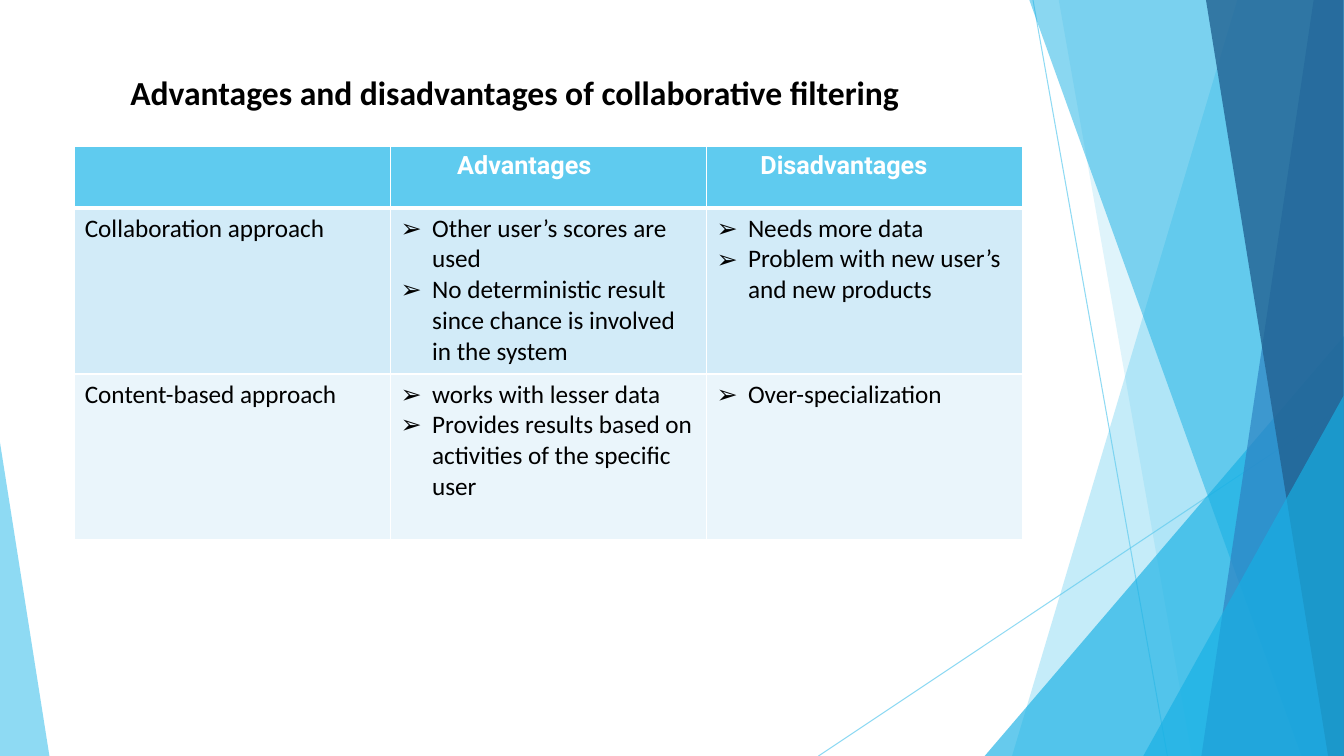
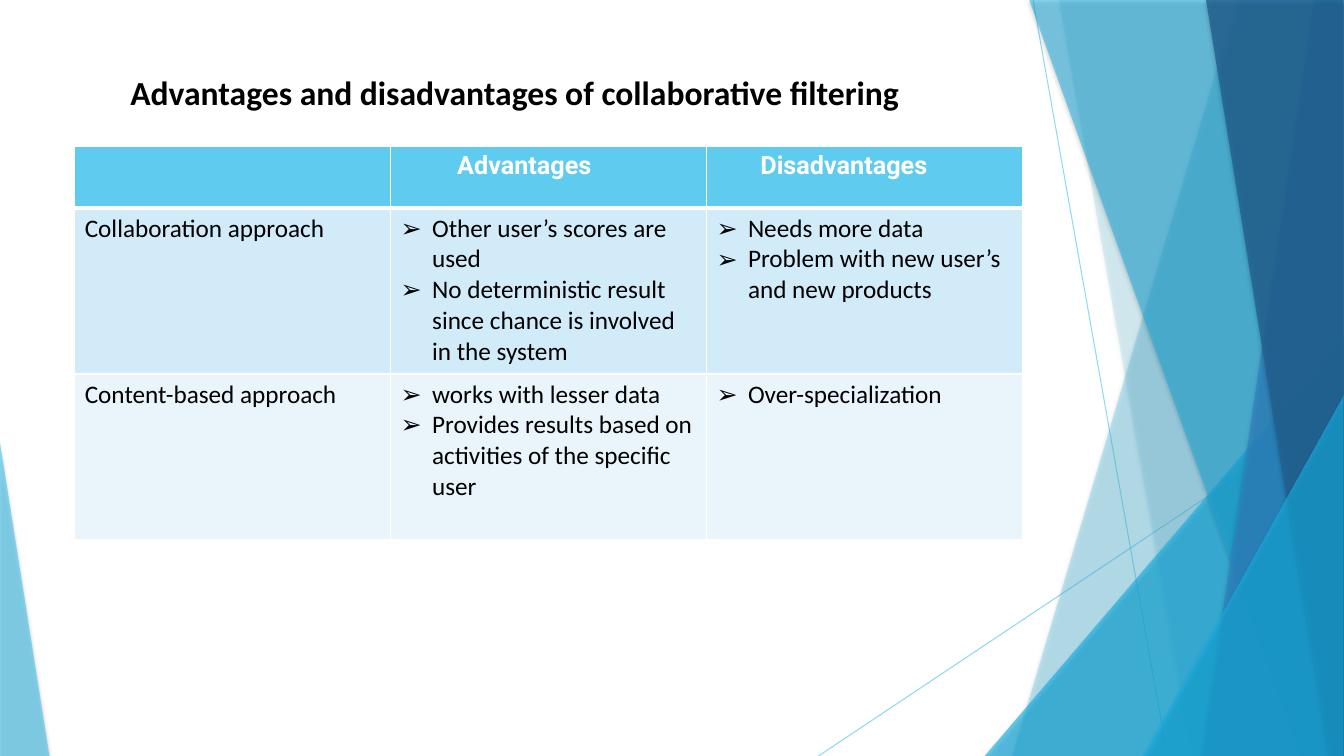
Before and after one commit to jagdishbutte/endsem, a slide deck: slide 17 of ISR/ISR Unit 6 - Advanced information retrieval.pptx. Drawn at 1344x756 pixels with LibreOffice and Linux fonts; fonts in the diff are those of the drawing. Boxes give left, top, right and bottom in pixels: in the first picture for what was removed or moved away, otherwise in the second. Text is boxed around its words. In the diff, an @@ line names an element or a change of style, - is before the commit and + after.

```diff
--- a/ISR/ISR Unit 6 - Advanced information retrieval.pptx
+++ b/ISR/ISR Unit 6 - Advanced information retrieval.pptx
@@ freeform shape at (1059,0,1344,756): shadow on; outline redrawn @@
@@ shadow on in 7 elements at (1012,0,1344,756), (985,336,1344,756), (1029,0,1344,756), (1202,0,1344,756), (1206,0,1344,756), (1143,396,1344,756), (0,443,49,756) @@
```
Also in this commit, not shown: 20 other slides changed, 12 other files.
